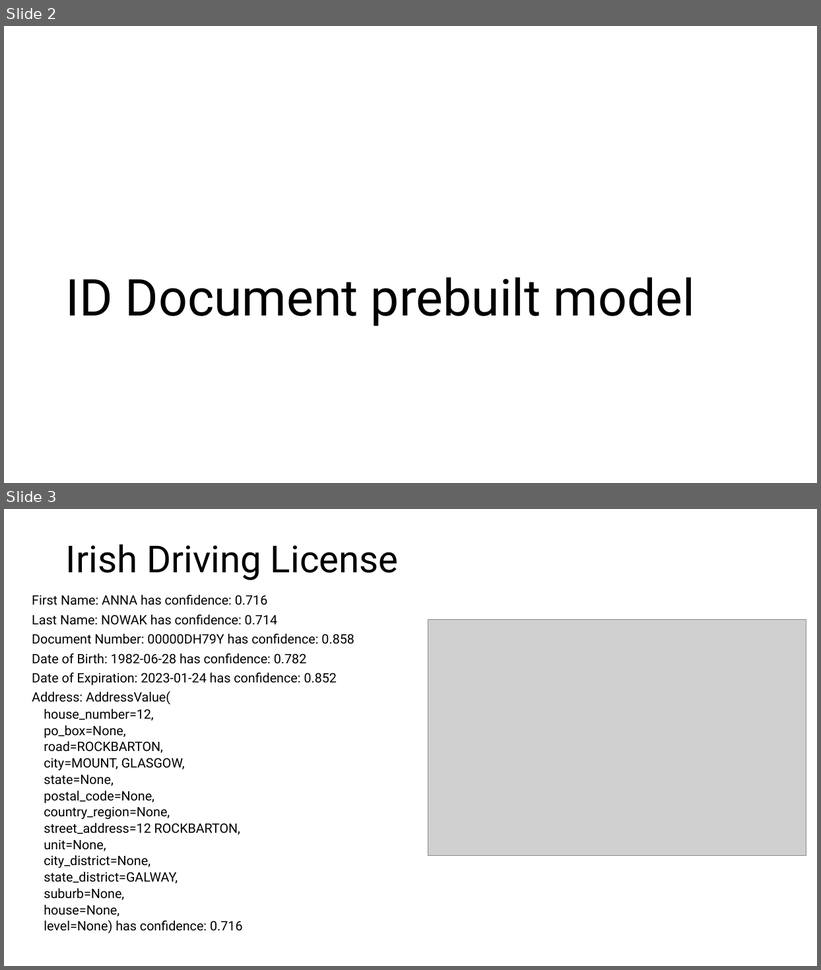
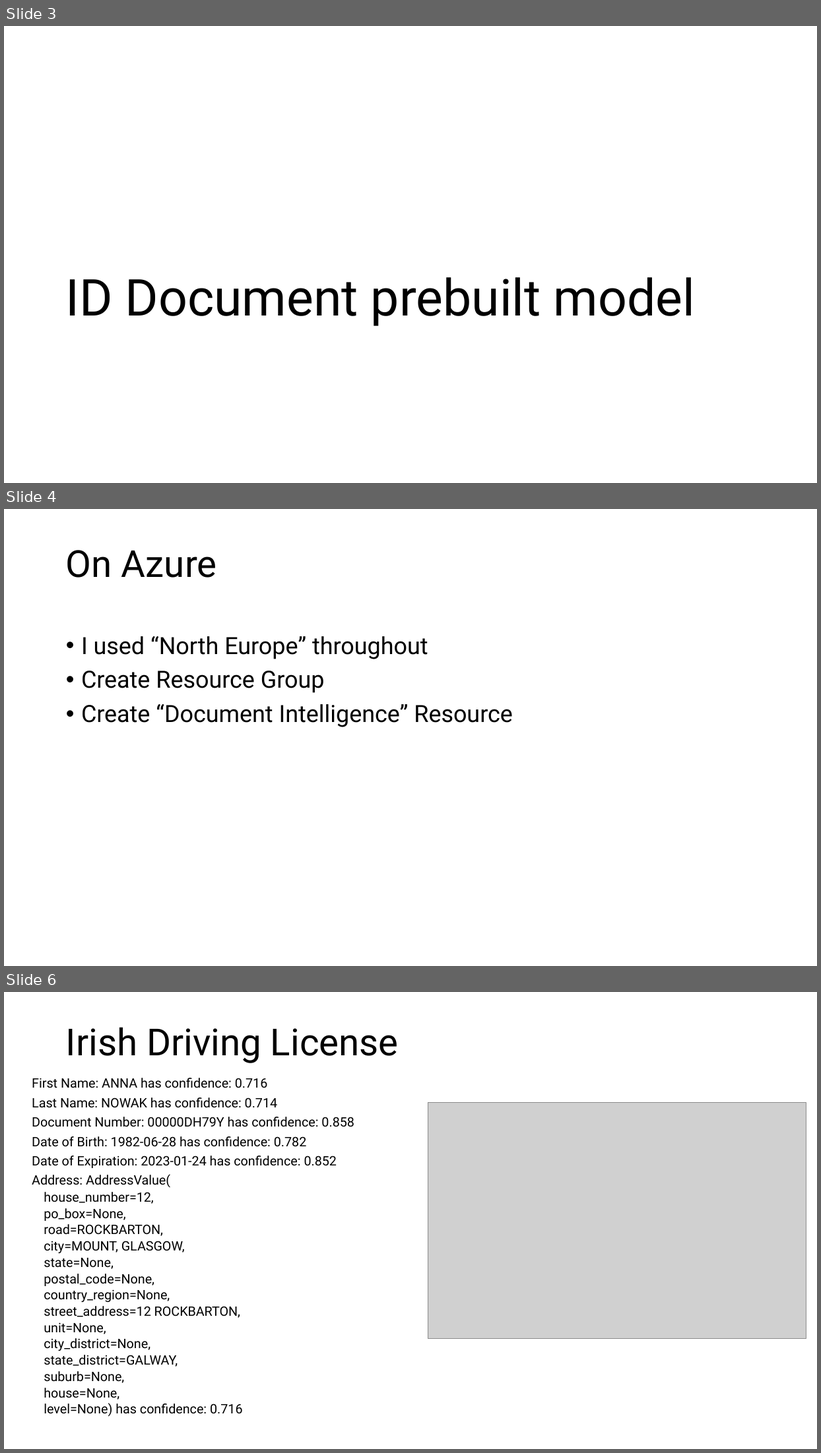
Before and after one commit to peterperov/DocumentIntelligence, a slide deck: Document OCR Demo.pptx. Shown one above the other, each under a label of ours: slides 2 and 3 before the commit, slides 3, 4 and 6 after it; the slides between them are not shown. The pictures are 821x970 and 821x1453 pixels, drawn with LibreOffice and Linux fonts; fonts in the diff are those of the drawing; grey boxes stand for pictures. Boxes give left, top, right and bottom in pixels: in the first picture for what was removed or moved away, otherwise in the second. Text is boxed around its words. In the diff, an @@ line names an element or a change of style, - is before the commit and + after.

```diff
--- a/Document OCR Demo.pptx
+++ b/Document OCR Demo.pptx
@@ slide 4 added at <box>4,509,817,966</box>, background #FFFFFF @@
@@ title added at <box>66,550,217,578</box>, 44 pt, text #000000 @@
+On Azure
@@ text added at <box>81,636,513,727</box>, 28 pt, text #000000 @@
+• I used “North Europe” throughout
+• Create Resource Group
+• Create “Document Intelligence” Resource
@@ what was slide 2 is now slide 3 @@
@@ what was slide 3 is now slide 6 @@
```
Also in this commit, not shown: 1 slide changed, 7 other slides added, 3 other files.
